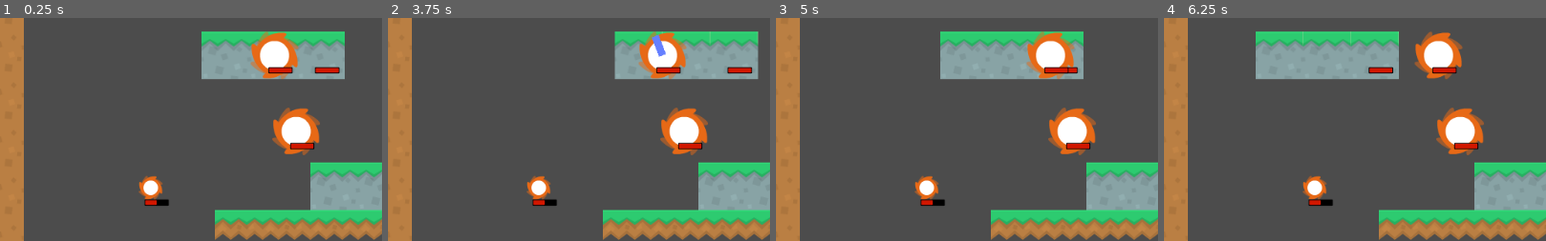
Above: before the commit, frames 1-4 (left to right).
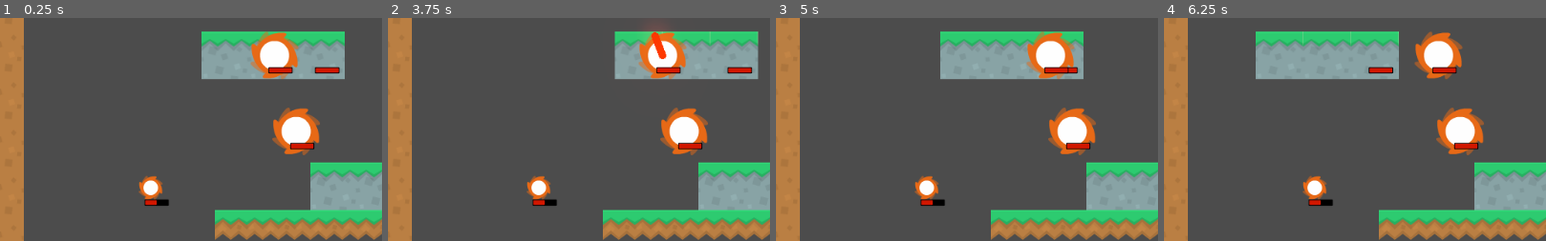
Above: after the commit, the same moments.

Repository: Norodix/GoGodot2
Game: Godot game, scene res://World.tscn
The game is run twice, just before and just after one commit, with the same random seed, the same clock (stepped at 60 frames per second) and the same inputs. This scene is started directly instead of the project's main scene. The engine's default icon, where the game draws it, is replaced by a stand-in: a white triangle on a blue panel in a dark square.
Inputs (mouse positions are % of the whole screen's width and height, from its top left):
- Up to frame 1 (0.25 s): no input
- Up to frame 2 (3.75 s): move the mouse to (45, 70) at 0.52 s; hold Right (ui_right) 0.53-2.03 s; click (45, 70) at 0.67 s; tap W (jump) at 0.77, 1.52, 3.02 s; move the mouse to (80, 65) at 1.27 s; click (80, 65) at 1.42 s; move the mouse to (20, 35) at 2.02 s; hold Left (ui_left) from 2.03 s (still down); click (20, 35) at 2.17 s; move the mouse to (55, 50) at 2.77 s; click (55, 50) at 2.92 s; move the mouse to (35, 25) at 3.52 s; click (35, 25) at 3.67 s
- Up to frame 3 (5 s): tap W (jump) at 3.77, 4.52 s; move the mouse to (72, 45) at 4.27 s; release Left (ui_left) at 4.28 s; hold Right (ui_right) from 4.28 s (still down); click (72, 45) at 4.42 s
- Up to frame 4 (6.25 s): keep holding Right (ui_right); move the mouse to (30, 55) at 5.02 s; click (30, 55) at 5.17 s; move the mouse to (60, 28) at 5.77 s; click (60, 28) at 5.92 s; tap W (jump) at 6.02 s
The pictures show only the part of the screen within x 0-50%, y 21-71%; the shares and areas given below are measured in that part.

The runs differ from the first frame. In frame 2, 0.4% of the frame differs, in the area x 67-73%, y 3-19%; in frame 3, less than 0.1%; in frame 4, less than 0.1%.

Commit message:
Added particle effects

Diff:
--- /dev/null
+++ b/EnergyStreamer/Beam.gd
@@ -0,0 +1,25 @@
+extends Line2D
+
+var beaming = false
+var particles = Particles2D.new()
+
+# Called when the node enters the scene tree for the first time.
+func _ready():
+	particles = get_node("../Particles2D")
+	pass # Replace with function body.
+
+
+func _process(delta):
+	particles.emitting = beaming
+	if visible:
+		#check if there is two points
+		if points.size() != 2:
+			return
+		#get line length and midpoint for emissions
+		var startpoint = points[0]
+		var length = points[1].distance_to(points[0])
+		var angle = (points[1]-points[0]).angle()
+		particles.position = startpoint
+		particles.rotation = angle
+		particles.process_material.initial_velocity = length / particles.lifetime
+	pass
--- a/EnergyStreamer/EnergyController.gd
+++ b/EnergyStreamer/EnergyController.gd
@@ -6,7 +6,8 @@
 
 # Called when the node enters the scene tree for the first time.
 func _ready():
-	$Line2D.set_as_toplevel(true) # do not inherit character position
+	$Beam.set_as_toplevel(true) # do not inherit character position
+	$Particles2D.set_as_toplevel(true)
 	pass # Replace with function body.
 
 
@@ -31,15 +32,18 @@
 
 func _process(delta):
 	if (source and not sink):
-		$Line2D.visible = true
-		$Line2D.points[0] = source.global_position
-		$Line2D.points[1] = get_global_mouse_position()
+		$Beam.visible = true
+		$Beam.points[0] = source.global_position
+		$Beam.points[1] = get_global_mouse_position()
+		$Beam.beaming = false
 	elif (source and sink):
-		$Line2D.visible = true
-		$Line2D.points[0] = source.global_position
-		$Line2D.points[1] = sink.global_position
+		$Beam.visible = true
+		$Beam.points[0] = source.global_position
+		$Beam.points[1] = sink.global_position
+		$Beam.beaming = true
 	else:
-		$Line2D.visible = false
+		$Beam.visible = false
+		$Beam.beaming = false
 
 	transferEnergy(delta)
 	pass
--- a/EnergyStreamer/EnergyController.tscn
+++ b/EnergyStreamer/EnergyController.tscn
@@ -1,9 +1,48 @@
-[gd_scene load_steps=2 format=2]
+[gd_scene load_steps=8 format=2]
 
 [ext_resource path="res://EnergyController.gd" type="Script" id=1]
+[ext_resource path="res://Beam.gd" type="Script" id=2]
+[ext_resource path="res://Assets/Sprites/BlurryDot.png" type="Texture" id=3]
+
+[sub_resource type="Environment" id=3]
+background_mode = 4
+glow_enabled = true
+glow_intensity = 3.37
+glow_strength = 0.57
+
+[sub_resource type="Curve" id=4]
+_data = [ Vector2( 0, 1 ), 0.0, 0.0, 0, 0, Vector2( 1, 0.102273 ), -2.3, 0.0, 0, 0 ]
+
+[sub_resource type="CurveTexture" id=5]
+curve = SubResource( 4 )
+
+[sub_resource type="ParticlesMaterial" id=2]
+emission_shape = 2
+emission_box_extents = Vector3( 1, 20, 1 )
+flag_disable_z = true
+spread = 0.0
+gravity = Vector3( 0, 0, 0 )
+initial_velocity = 300.0
+orbit_velocity = 0.0
+orbit_velocity_random = 0.0
+scale = 0.3
+scale_curve = SubResource( 5 )
 
 [node name="EnergyContoller" type="Node2D"]
 script = ExtResource( 1 )
 
-[node name="Line2D" type="Line2D" parent="."]
-points = PoolVector2Array( 0, 0, 0, 0 )
+[node name="WorldEnvironment" type="WorldEnvironment" parent="."]
+environment = SubResource( 3 )
+
+[node name="Beam" type="Line2D" parent="."]
+points = PoolVector2Array( 0, 0, 300, 0 )
+default_color = Color( 3, 0.2, 0, 1 )
+begin_cap_mode = 2
+end_cap_mode = 2
+script = ExtResource( 2 )
+
+[node name="Particles2D" type="Particles2D" parent="."]
+modulate = Color( 5, 1, 1, 1 )
+visibility_rect = Rect2( -100, -100, 400, 200 )
+process_material = SubResource( 2 )
+texture = ExtResource( 3 )
--- a/EnergyStreamer/EnergyNodes/Lava.gd
+++ b/EnergyStreamer/EnergyNodes/Lava.gd
@@ -4,6 +4,7 @@
 
 export(float, 0, 1) var E = 1 #Energy
 export(float, 1, 10) var maxE = 1
+export(int, 1, 5) var width = 1
 
 # Called when the node enters the scene tree for the first time.
 func _ready():
@@ -21,4 +22,5 @@
 	$WalkZone/CollisionShape2D.disabled = !frozen
 	if frozen:
 		$Sprite.modulate.r = 0
+		$Particles2D.emitting = false
 	pass
--- a/EnergyStreamer/EnergyNodes/Lava.tscn
+++ b/EnergyStreamer/EnergyNodes/Lava.tscn
@@ -12,6 +12,18 @@
 
 [sub_resource type="RectangleShape2D" id=3]
 extents = Vector2( 32, 32 )
+
+[sub_resource type="ParticlesMaterial" id=4]
+emission_shape = 2
+emission_box_extents = Vector3( 32, 1, 1 )
+flag_disable_z = true
+direction = Vector3( 0, -1, 0 )
+gravity = Vector3( 0, 98, 0 )
+initial_velocity = 60.0
+orbit_velocity = 0.0
+orbit_velocity_random = 0.0
+scale = 2.0
+color = Color( 0.352941, 0.054902, 0.054902, 1 )
 
 [node name="Lava" type="Area2D"]
 collision_layer = 2
@@ -47,3 +59,9 @@
 
 [node name="EnergyBar" parent="." instance=ExtResource( 3 )]
 position = Vector2( -8, 16 )
+
+[node name="Particles2D" type="Particles2D" parent="."]
+position = Vector2( 0, -23 )
+z_index = -1
+amount = 3
+process_material = SubResource( 4 )
Binary file added: EnergyStreamer/Assets/Sprites/BlurryDot.png
Not shown, added: EnergyStreamer/Assets/Sprites/BlurryDot.png.import
Not shown: 1 places in EnergyStreamer/EnergyNodes/Lava.tscn that only renumber resources
Not shown, changed: TODO.md
